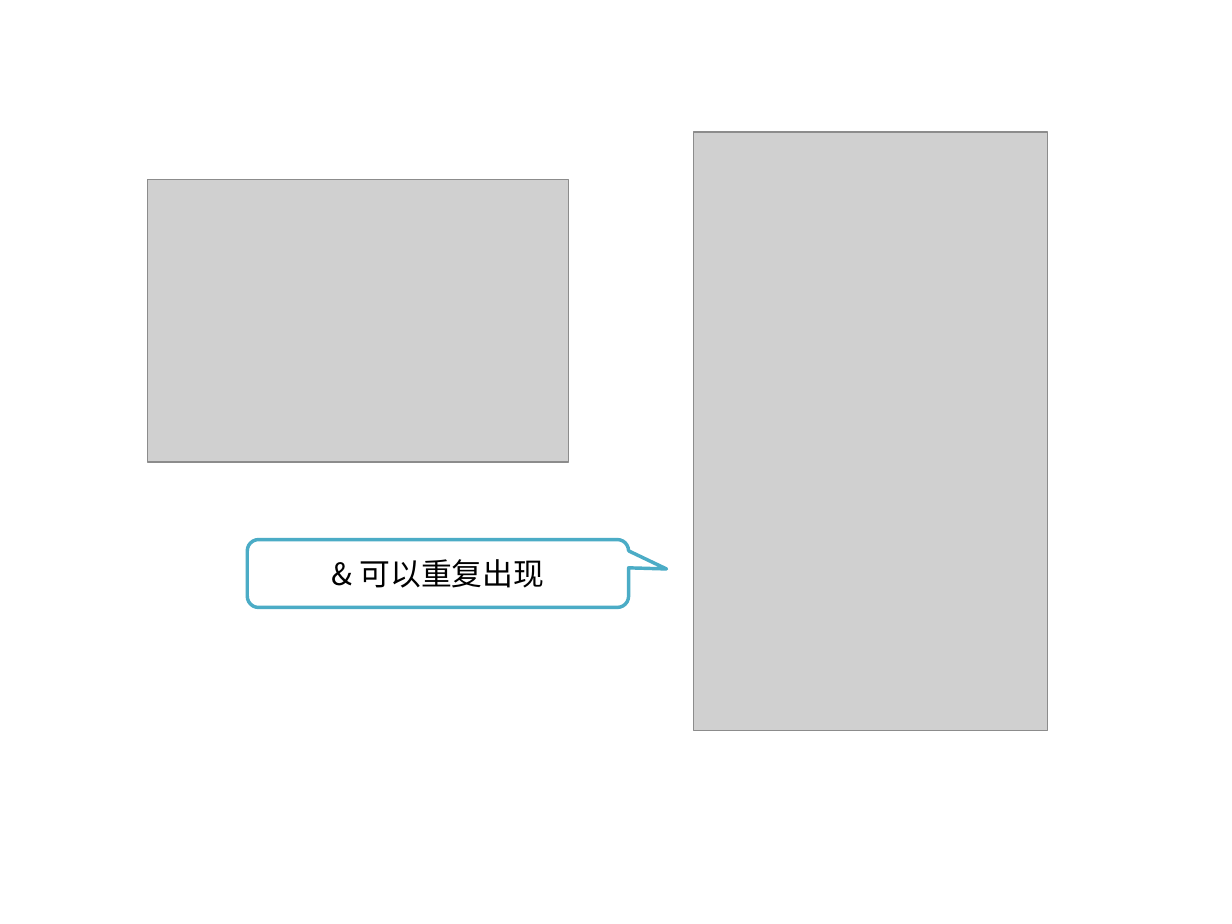
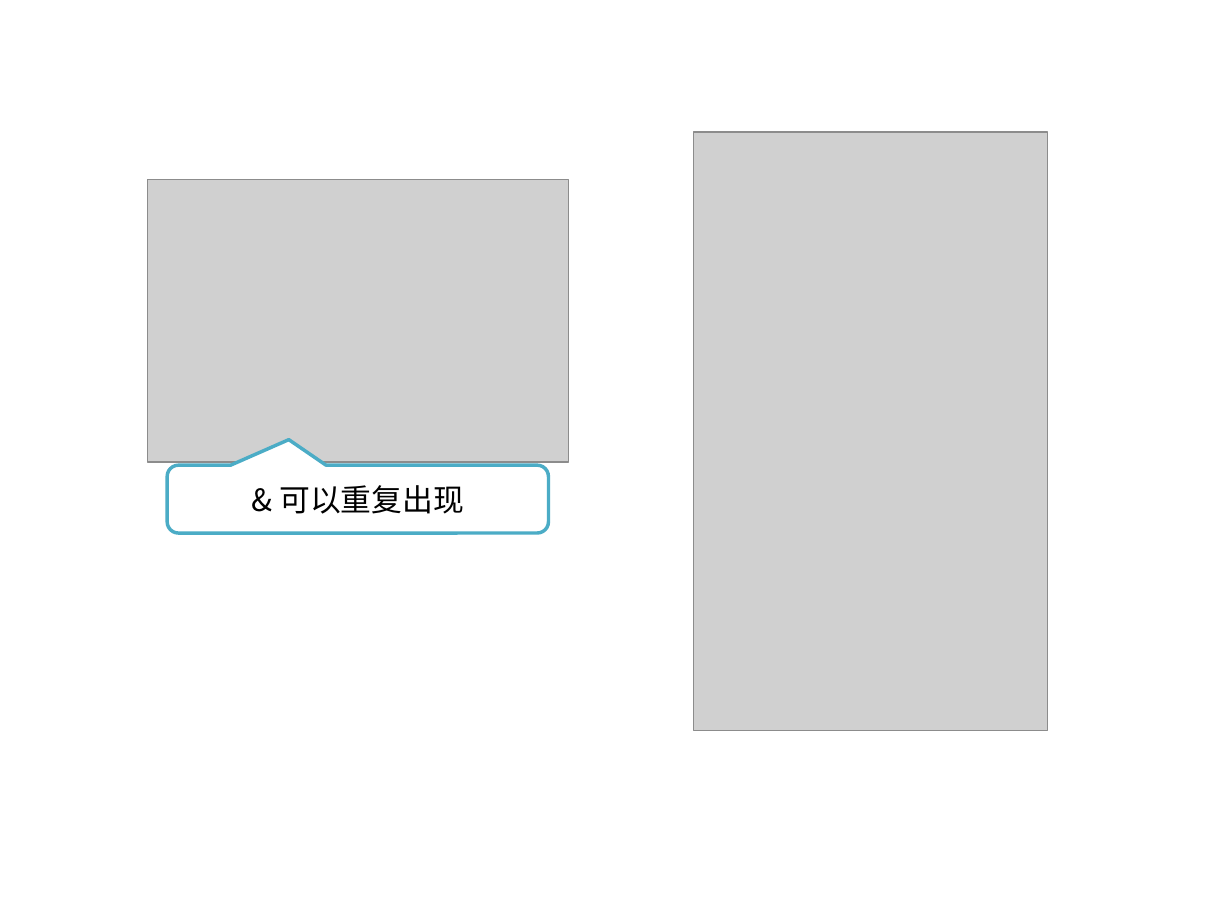
Before and after one commit to kong66/less-class, a slide deck: slide 8 of less-3-嵌套.pptx. Drawn at 1232x924 pixels with LibreOffice and Linux fonts; fonts in the diff are those of the drawing; grey boxes stand for pictures. Boxes give left, top, right and bottom in pixels: in the first picture for what was removed or moved away, otherwise in the second. Text is boxed around its words. In the diff, an @@ line names an element or a change of style, - is before the commit and + after.

```diff
--- a/less-3-嵌套.pptx
+++ b/less-3-嵌套.pptx
@@ rounded speech box "& 可以重复出现": place and size @@
-rounded speech box "& 可以重复出现" at [248, 540, 630, 607]
+rounded speech box "& 可以重复出现" at [168, 466, 549, 533]
@@ rounded speech box "& 可以重复出现" at [168, 466, 549, 533]: proportions changed @@
```
Also in this commit, not shown: 3 other slides changed, 8 other files.
